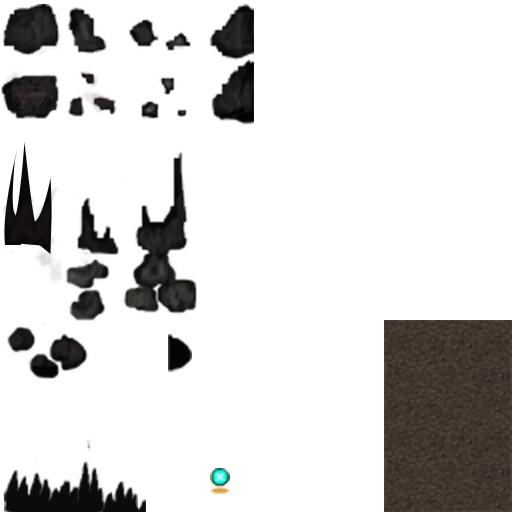
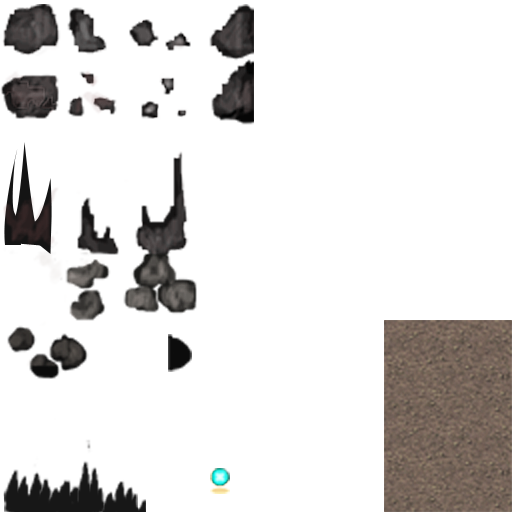
Revision of a layered 512 × 512 image; what changed, layer by layer:
pixels changed over left=0, top=4, right=512, bottom=512 (layer not identified)
